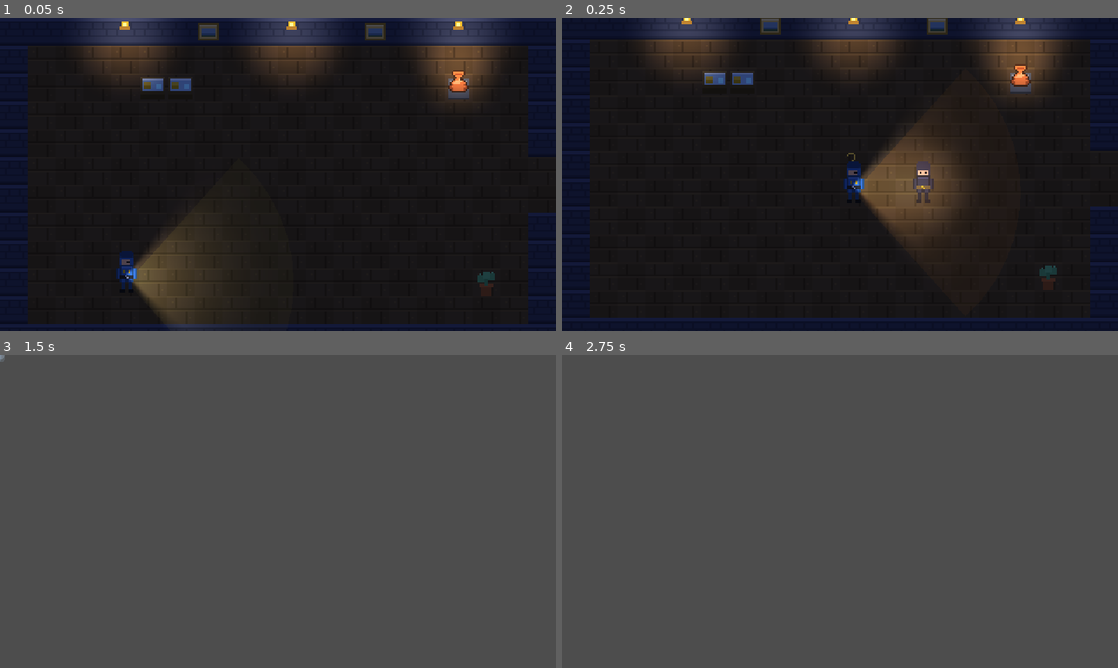
Above: before the commit, frames 1-4 (two rows, left to right).
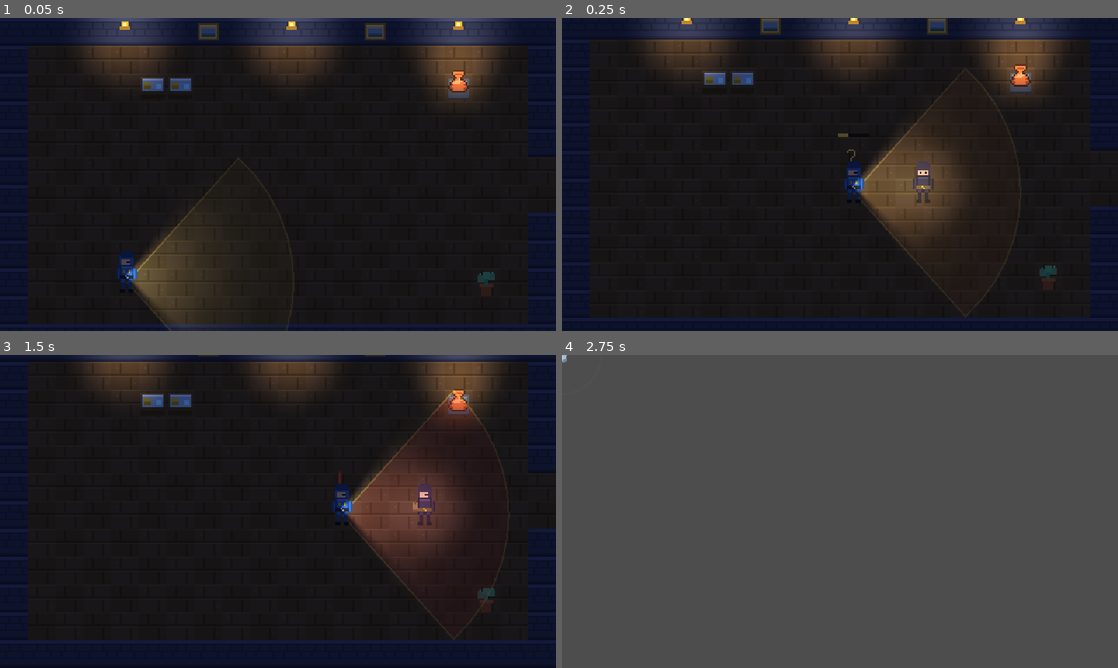
Above: after the commit, the same moments.

Repository: Olipias/thief-sim
Game: Godot game, scene res://tests/smoke_test.tscn
Two runs of this game, one before a commit and one after it. Both use one fixed random seed, a clock stepped at 60 frames per second and the inputs below. This scene is started directly instead of the project's main scene.
Inputs (mouse positions are in pixels of both pictures, inside the frame that each line leads up to):
- Up to frame 1 (0.05 s): no input
- Up to frame 2 (0.25 s): no input
- Up to frame 3 (1.5 s): tap Enter (ui_accept) at 0.5, 0.77 s; move the mouse to (400, 495) at 0.52 s; hold D (move_right) 0.53-1.25 s; hold P (phone) 0.53-1.25 s; click (400, 495) at 0.67 s; tap R (rotate) at 0.8 s; drag from (166, 527) to (250, 574) at 1.27 s
- Up to frame 4 (2.75 s): move the mouse to (895, 442) at 2.02 s; hold D (move_right) from 2.03 s (still down); hold B (bag) from 2.03 s (still down); tap R (rotate) at 2.3 s

The runs differ from the first frame. In frame 1, less than 0.1% of the frame differs, in the area x 24-37%, y 57-100%; in frame 2, 0.1%; in frame 3, 100%, in the area x 0-100%, y 0-100%; in frame 4, less than 0.1%.

Commit message:
v0.16.2 器灵哀嚎可读可反制 + 警察警觉进度条
- 诊断：拿完目标后"站几秒突然被两名警察发现"= 器灵每 2.8s 哀嚎，把同房间 6 格内警察引到玩家身边（双羊尊展厅两名警察都在范围内），不是站久惩罚
- 器灵：哀嚎扩散波纹；首次真正引警时提示"离开原地 / 按 E 安抚"；交谈安抚 8 秒；被引来的警察停在约 2.5 格外搜索
- 警察：头顶黄色警觉进度条；发现延迟 0.35→0.5s（教学关 0.8s）；investigate() 支持 stop_distance；判定锥加清晰边线（手电亮区可能比判定锥窄）
- 移除器灵出现时的长提示（会压住对谈选项）
- 含并行窗口 v0.16.1 文档同步（碰撞/档案卡说明）
- 测试：逻辑 2504 / 内容 412 / 输入流 78 / 存档 56 / 场景 55 / monkey 600 / 冒烟 141 / 视觉回归 28 张；verify --visual 13 项全绿

Diff:
--- a/src/actors/police.gd
+++ b/src/actors/police.gd
@@ -16,7 +16,7 @@
 const CHASE_SPEED := 74.0
 const VISION_RANGE := 96.0
 const VISION_HALF_ANGLE := deg_to_rad(48.0)
-const SPOT_DELAY := 0.35
+const SPOT_DELAY := 0.5
 const INVESTIGATE_SPOT_MULTIPLIER := 1.5
 const LOSE_TIME := 2.2
 const CATCH_DISTANCE := 11.0
@@ -45,8 +45,13 @@
 var spot_delay_scale := 1.0
 var _investigate_pos := Vector2.ZERO
 var _investigate_timer := 0.0
+var _investigate_stop := 6.0
 var _look_timer := 0.0
 var _alert_level := 0
+var _stuck_timer := 0.0
+var _detour_timer := 0.0
+var _detour_dir := Vector2.ZERO
+var _detour_side := 1.0
 
 
 static func in_cone(origin: Vector2, facing: Vector2, target: Vector2, range_px: float, half_angle: float) -> bool:
@@ -87,11 +92,12 @@
 
 ## Noise response: walk over to the position and look around.
 ## Returns true when the noise was actually accepted.
-func investigate(pos: Vector2, seconds := INVESTIGATE_TIME) -> bool:
+func investigate(pos: Vector2, seconds := INVESTIGATE_TIME, stop_distance := 6.0) -> bool:
 	if not active or _blind_timer > 0.0 or state == State.CHASE:
 		return false
 	_investigate_pos = pos
 	_investigate_timer = seconds
+	_investigate_stop = maxf(4.0, stop_distance)
 	if pos.distance_to(global_position) > 4.0:
 		_facing = (pos - global_position).normalized()
 	state = State.INVESTIGATE
@@ -133,7 +139,20 @@
 		State.CHASE:
 			_process_chase(delta)
 
+	if _detour_timer > 0.0:
+		_detour_timer -= delta
+		var speed := CHASE_SPEED if state == State.CHASE else PATROL_SPEED
+		velocity = _detour_dir * speed
+
+	var before := global_position
 	move_and_slide()
+	var moved := global_position.distance_to(before)
+	if velocity.length() > 1.0 and moved < 0.2:
+		_stuck_timer += delta
+	else:
+		_stuck_timer = maxf(0.0, _stuck_timer - delta * 2.0)
+	if _stuck_timer > 0.3:
+		_start_detour()
 	_update_visual(delta)
 	_sync_alert()
 	_try_catch()
@@ -180,7 +199,7 @@
 		return
 
 	var to_target := _investigate_pos - global_position
-	if to_target.length() > 6.0:
+	if to_target.length() > _investigate_stop:
 		velocity = to_target.normalized() * INVESTIGATE_SPEED
 		_facing = velocity.normalized()
 	else:
@@ -221,6 +240,7 @@
 	state = State.PATROL
 	_spot_timer = 0.0
 	_investigate_timer = 0.0
+	_investigate_stop = 6.0
 	_patrol_index = _nearest_waypoint()
 
 
@@ -284,6 +304,19 @@
 		alert_changed.emit()
 
 
+## 被新加的展台/长椅/叉车挡住时：侧向脱困；巡逻状态同时跳过当前路点。
+func _start_detour() -> void:
+	_stuck_timer = 0.0
+	_detour_timer = 0.45
+	var side := _facing.rotated(PI * 0.5) * _detour_side
+	if side == Vector2.ZERO:
+		side = Vector2.RIGHT
+	_detour_dir = side.normalized()
+	_detour_side *= -1.0
+	if state == State.PATROL and not patrol_points.is_empty():
+		_patrol_index = (_patrol_index + 1) % patrol_points.size()
+
+
 func _update_visual(delta: float) -> void:
 	var moving := velocity != Vector2.ZERO
 	if moving:
@@ -312,9 +345,17 @@
 			var angle := _facing.angle() - VISION_HALF_ANGLE + 2.0 * VISION_HALF_ANGLE * i / steps
 			points.append(Vector2.RIGHT.rotated(angle) * VISION_RANGE)
 		draw_colored_polygon(points, color)
+		# 判定锥边线：手电的亮区可能比真实判定锥窄，这条线才是「会被看见」的边界
+		var outline := points.duplicate()
+		outline.append(Vector2.ZERO)
+		draw_polyline(outline, Color(1.0, 0.78, 0.32, 0.30), 1.0)
 
 		var font := ThemeDB.fallback_font
 		if state == State.CHASE:
 			draw_string(font, Vector2(-3, -14), "!", HORIZONTAL_ALIGNMENT_LEFT, -1, 14, Color(1.0, 0.3, 0.25))
 		elif _alert_level >= 1:
-			draw_string(font, Vector2(-4, -14), "?", HORIZONTAL_ALIGNMENT_LEFT, -1, 12, Color(1.0, 0.8, 0.3))
+			draw_string(font, Vector2(-4, -16), "?", HORIZONTAL_ALIGNMENT_LEFT, -1, 12, Color(1.0, 0.8, 0.3))
+			# 警觉进度条：把"正在被发现"的过程画出来，避免"站几秒突然被抓"的错觉
+			var ratio := clampf(_spot_timer / _spot_delay(), 0.0, 1.0)
+			draw_rect(Rect2(-9, -34, 18, 2), Color(0.0, 0.0, 0.0, 0.55))
+			draw_rect(Rect2(-9, -34, 18.0 * ratio, 2), Color(1.0, 0.82, 0.3, 0.95))
--- a/src/world/ghost.gd
+++ b/src/world/ghost.gd
@@ -19,6 +19,7 @@
 var _life_timer := 0.0
 var _phase := 0.0
 var _active := true
+var _wail_pulse := 0.0  # 哀嚎波纹剩余时间（秒）
 
 
 func _ready() -> void:
@@ -31,6 +32,16 @@
 
 func is_active() -> bool:
 	return _active
+
+
+## 安抚：在 seconds 秒内不再哀嚎（玩家按 E 与器灵交谈后调用）。
+func calm(seconds: float) -> void:
+	_wail_timer = maxf(_wail_timer, seconds)
+
+
+## 距离下一次哀嚎还有多久（测试/调试用）。
+func wail_cooldown() -> float:
+	return _wail_timer
 
 
 func _process(delta: float) -> void:
@@ -50,7 +61,10 @@
 	_wail_timer -= delta
 	if _wail_timer <= 0.0:
 		_wail_timer = wail_interval
+		_wail_pulse = 0.7
 		wailed.emit(global_position)
+	if _wail_pulse > 0.0:
+		_wail_pulse = maxf(0.0, _wail_pulse - delta)
 	queue_redraw()
 
 
@@ -62,6 +76,10 @@
 
 
 func _draw() -> void:
+	# 哀嚎波纹：让"它刚才叫了"在世界里可见（警察正是被这一声引来的）。
+	if _wail_pulse > 0.0:
+		var k := 1.0 - _wail_pulse / 0.7
+		draw_arc(Vector2.ZERO, 9.0 + k * 38.0, 0.0, TAU, 32, Color(0.78, 0.9, 1.0, (1.0 - k) * 0.55), 1.5)
 	var bob := sin(_phase * 2.4) * 1.8
 	draw_circle(Vector2(0, -2 + bob), 6.0, Color(0.8, 0.9, 1.0, 0.65))
 	draw_circle(Vector2(-2, 2 + bob), 4.5, Color(0.7, 0.85, 1.0, 0.45))
--- a/src/world/museum.gd
+++ b/src/world/museum.gd
@@ -127,12 +127,11 @@
 		{"tex": "lacquer_cabinet", "cell": Vector2i(25, 22), "offset": Vector2(0, -8)},
 		{"tex": "lacquer_cabinet", "cell": Vector2i(38, 17), "offset": Vector2(0, -8)},
 		{"tex": "mural_panel", "cell": Vector2i(27, 14), "offset": Vector2(8, -4)},
-		{"tex": "scroll_case", "cell": Vector2i(30, 23), "offset": Vector2(0, -4)},
 		{"tex": "security_camera", "cell": Vector2i(36, 14), "offset": Vector2(0, 4)},
 	],
 	3: [
-		{"tex": "bench", "cell": Vector2i(3, 20), "offset": Vector2(0, -4)},
-		{"tex": "bench", "cell": Vector2i(16, 20), "offset": Vector2(0, -4)},
+		{"tex": "bench", "cell": Vector2i(2, 20), "offset": Vector2(0, -4)},
+		{"tex": "bench", "cell": Vector2i(17, 20), "offset": Vector2(0, -4)},
 		{"tex": "museum_map", "cell": Vector2i(10, 14), "offset": Vector2(0, 4)},
 		{"tex": "security_camera", "cell": Vector2i(2, 14), "offset": Vector2(0, 4)},
 		{"tex": "alarm_beacon", "cell": Vector2i(17, 14), "offset": Vector2(0, 4)},
@@ -164,11 +163,6 @@
 const BM_SOLID_DECOR := {
 	"ticket_desk": Vector2(30, 18),
 	"bench": Vector2(20, 8),
-	"vase_case": Vector2(28, 28),
-	"jade_case": Vector2(28, 28),
-	"scroll_case": Vector2(28, 28),
-	"lacquer_cabinet": Vector2(28, 28),
-	"crate_stack": Vector2(28, 28),
 	"forklift": Vector2(44, 24),
 }
 
@@ -210,6 +204,7 @@
 var _ended := false
 var _last_prompt := ""
 var _noise_warned := false
+var _wail_warned := false
 var _patrol_hint_shown := false
 var _ghost_spawned := false
 var ghost: Ghost = null
@@ -598,7 +593,8 @@
 	ghost.wailed.connect(_on_ghost_wailed)
 	add_child(ghost)
 	Audio.play("ghost", -7.0)
-	toast.emit("一股寒意贴上你的后背……靠近它可以按 E 交谈（它也会引来警察）。", 5.0)
+	# 不在器灵出现时弹提示：此时通常正开着对谈/台词，提示会压住选项；
+	# "它会引来警察 + 按 E 可以安抚"在哀嚎真正引警时用 toast 说明。
 
 
 ## 与器灵交谈：播放下一段文物志（讲完则提示）。
@@ -607,10 +603,17 @@
 		return
 	var target := target_item_id()
 	var stage := Game.lore_stage_of(target)
+	var spoke := false
 	if Lore.has_lore(target) and stage < Lore.stage_count(target):
 		lore_requested.emit(target, stage)
-	else:
-		toast.emit("器灵已经讲完了——它只是静静地看着你。")
+		spoke = true
+	if ghost != null and is_instance_valid(ghost):
+		# 交谈的机械回报：器灵被安抚，短时间内不再哀嚎（也就不会引来警察）。
+		ghost.calm(8.0)
+		if spoke:
+			toast.emit("器灵安静了下来——短时间内不会再哀嚎。", 3.0)
+		else:
+			toast.emit("器灵沉默着，但安静了下来——短时间内不会再哀嚎。", 3.5)
 
 
 func _on_ghost_wailed(pos: Vector2) -> void:
@@ -618,11 +621,17 @@
 		return
 	Audio.play("ghost", -13.0, randf_range(0.92, 1.06))
 	var src_room := room_index_at(pos)
+	var lured := 0
 	for cop in police:
 		if room_index_at(cop.global_position) != src_room:
 			continue
 		if cop.global_position.distance_to(pos) <= 96.0:
-			cop.investigate(pos)
+			# 循声搜索：停在两格半外张望，而不是直接踩到玩家身上
+			if cop.investigate(pos, Police.INVESTIGATE_TIME, 40.0):
+				lured += 1
+	if lured > 0 and not _wail_warned:
+		_wail_warned = true
+		toast.emit("器灵的哀嚎引来了警察！\n快离开原地，或按 E 让器灵安静下来。", 4.5)
 
 
 func _on_pickup_blocked(item_id: String) -> void:
--- a/tests/smoke_test.gd
+++ b/tests/smoke_test.gd
@@ -26,6 +26,7 @@
 	await _test_noise_alerts()
 	await _test_dialogue_box()
 	await _test_ghost()
+	await _test_ghost_calm()
 	await _test_haunting()
 	await _test_room_camera()
 	await _test_british_museum_level()
@@ -109,7 +110,7 @@
 	museum.player.global_position = cop.global_position + Vector2(40, 0)
 	cop._facing = Vector2.RIGHT
 
-	for i in 25:
+	for i in 40:
 		await get_tree().physics_frame
 	check(cop.is_chasing(), "cop enters chase after spotting the player")
 
@@ -151,7 +152,7 @@
 	check(levels.has(1), "alert level 1 raised")
 	check(museum.police[0].state == Police.State.PATROL, "distant cop did not hear the noise")
 
-	for i in 20:
+	for i in 30:
 		await get_tree().physics_frame
 	check(cop.state == Police.State.CHASE, "investigating cop spots the player")
 	check(levels.has(2), "alert level 2 raised")
@@ -202,6 +203,25 @@
 	await get_tree().process_frame
 
 
+func _test_ghost_calm() -> void:
+	var ghost := load("res://src/world/ghost.tscn").instantiate() as Ghost
+	ghost.wail_interval = 0.05
+	ghost.lifetime = 5.0
+	var wails := [0]
+	ghost.wailed.connect(func(_pos: Vector2) -> void: wails[0] += 1)
+	add_child(ghost)
+	await get_tree().create_timer(0.15).timeout
+	check(wails[0] >= 1, "ghost wails before being calmed")
+	ghost.calm(0.8)
+	var after_calm: int = wails[0]
+	await get_tree().create_timer(0.3).timeout
+	check(wails[0] == after_calm, "calmed ghost stays quiet")
+	await get_tree().create_timer(0.7).timeout
+	check(wails[0] > after_calm, "ghost wails again once the calm window ends")
+	ghost.queue_free()
+	await get_tree().process_frame
+
+
 func _test_haunting() -> void:
 	Game.reset_run()
 	var museum := await _make_museum()
@@ -224,11 +244,21 @@
 		if child is Ghost:
 			ghost = child
 	check(ghost != null, "haunting spawns a ghost after the target is taken")
+	var toasts: Array[String] = []
+	museum.toast.connect(func(text: String, _duration: float) -> void: toasts.append(text))
 	if ghost != null:
 		check(cop.state != Police.State.CHASE, "cop is calm before the wail")
 		ghost.wailed.emit(ghost.global_position)
 		await get_tree().physics_frame
 		check(cop.state == Police.State.INVESTIGATE, "ghost wail lures a nearby cop")
+		check(cop._investigate_stop >= 30.0, "lured cop searches from a distance")
+		var warned := false
+		for text in toasts:
+			if "引来了警察" in text:
+				warned = true
+		check(warned, "wail that lures a cop warns the player")
+		museum._talk_to_ghost()
+		check(ghost.wail_cooldown() >= 7.5, "talking to the ghost calms it")
 
 	museum.end_game()
 	museum.queue_free()
@@ -382,6 +412,15 @@
 	cop0.investigate(museum.player.global_position)
 	check(not cop0.can_see_player(), "guard does not see the player across rooms")
 
+	# 卡住脱困：把守卫放在长椅左侧，路点在长椅右侧，1.5s 内必须离开原位。
+	var bench_start := Vector2(264, 328)
+	cop0.global_position = bench_start
+	cop0.patrol_points = [Vector2(296, 328), Vector2(264, 328)]
+	cop0.state = Police.State.PATROL
+	cop0.ai_enabled = true
+	await get_tree().create_timer(1.5).timeout
+	check(cop0.global_position.distance_to(bench_start) > 6.0, "guard unsticks from a solid decoration")
+
 	if zun != null:
 		museum.player.global_position = zun.global_position + Vector2(-24, 0)
 		check(zun.try_pickup(), "double-ram zun can be picked up")
Binary file changed: tests/visual_baseline/shot_alert.png
Binary file changed: tests/visual_baseline/shot_backpack.png
Binary file changed: tests/visual_baseline/shot_bm_backpack.png
Binary file changed: tests/visual_baseline/shot_bm_closeup.png
Binary file changed: tests/visual_baseline/shot_bm_ghost.png
Binary file changed: tests/visual_baseline/shot_bm_phone.png
Binary file changed: tests/visual_baseline/shot_bm_room0.png
Binary file changed: tests/visual_baseline/shot_bm_room1.png
Binary file changed: tests/visual_baseline/shot_bm_room2.png
Binary file changed: tests/visual_baseline/shot_bm_room3.png
Binary file changed: tests/visual_baseline/shot_bm_room4.png
Binary file changed: tests/visual_baseline/shot_bm_room5.png
(and 17 more such lines)
